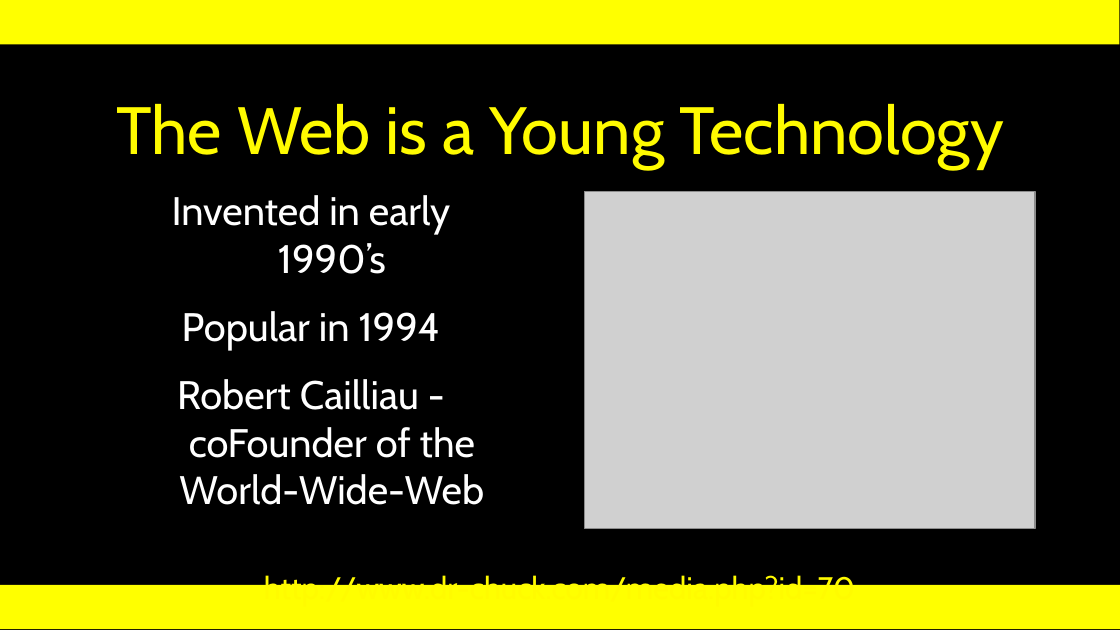
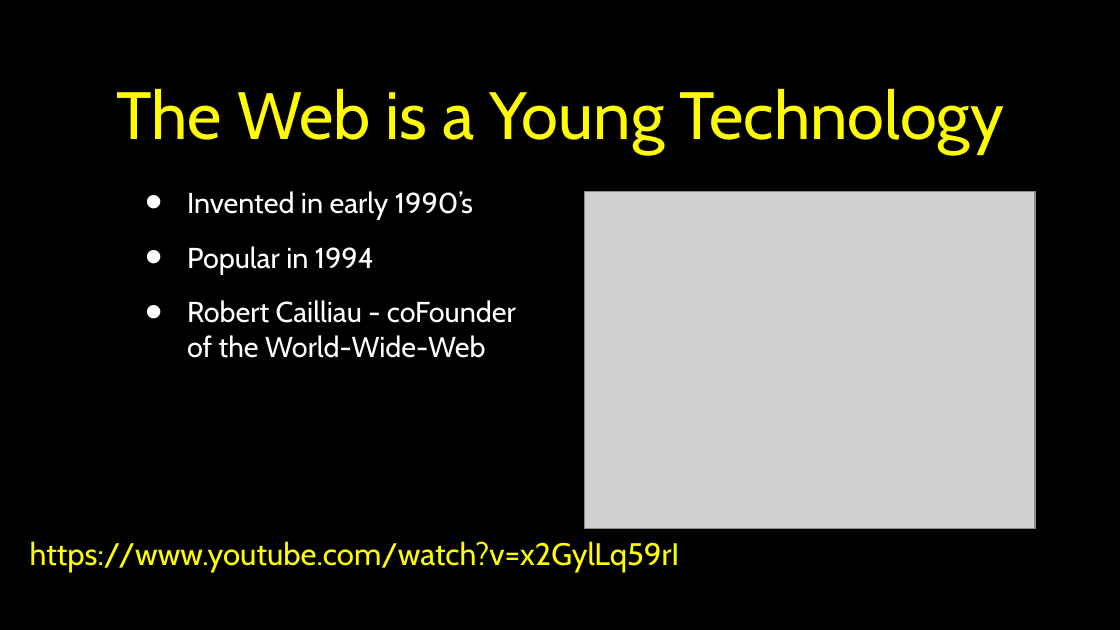
Before and after one commit to csev/wa4e, a slide deck: slide 4 of lectures/Web-01-HTML.ppt (slide 30 before the commit). Drawn at 1120x630 pixels with LibreOffice and Linux fonts; fonts in the diff are those of the drawing; grey boxes stand for pictures. Boxes give left, top, right and bottom in pixels: in the first picture for what was removed or moved away, otherwise in the second. Text is boxed around its words. In the diff, an @@ line names an element or a change of style, - is before the commit and + after.

```diff
--- a/lectures/Web-01-HTML.ppt
+++ b/lectures/Web-01-HTML.ppt
@@ rectangle at [0, 0, 1120, 43]: fill #FFFF00 to #000000 @@
@@ title "The Web is a Young ...": place and size @@
-title "The Web is a Young ..." at [116, 104, 1004, 169]
+title "The Web is a Young ..." at [116, 89, 1004, 154]
@@ title "The Web is a Young ..." at [116, 89, 1004, 154]: vertical alignment bottom to middle @@
@@ text "Invented in early 1990’s": place and size @@
-text "Invented in early 1990’s" at [172, 195, 484, 505]
+text "Invented in early 1990’s" at [187, 191, 516, 358]
@@ text "Invented in early 1990’s" at [187, 191, 516, 358]: size 25.6 to 18.5 pt; alignment centre to left; bullet none to • @@
@@ text added at [30, 541, 680, 572], 20 pt, text #FFFF00 @@
+https://www.youtube.com/watch?v=x2GylLq59rI
@@ rectangle at [0, 585, 1120, 629]: fill #FFFF00 to #000000 @@
@@ text removed at [264, 573, 855, 585] @@
-http://www.dr-chuck.com/media.php?id=70
```
Also in this commit, not shown: 17 other slides changed, 12 slides added, 21 slides removed.
